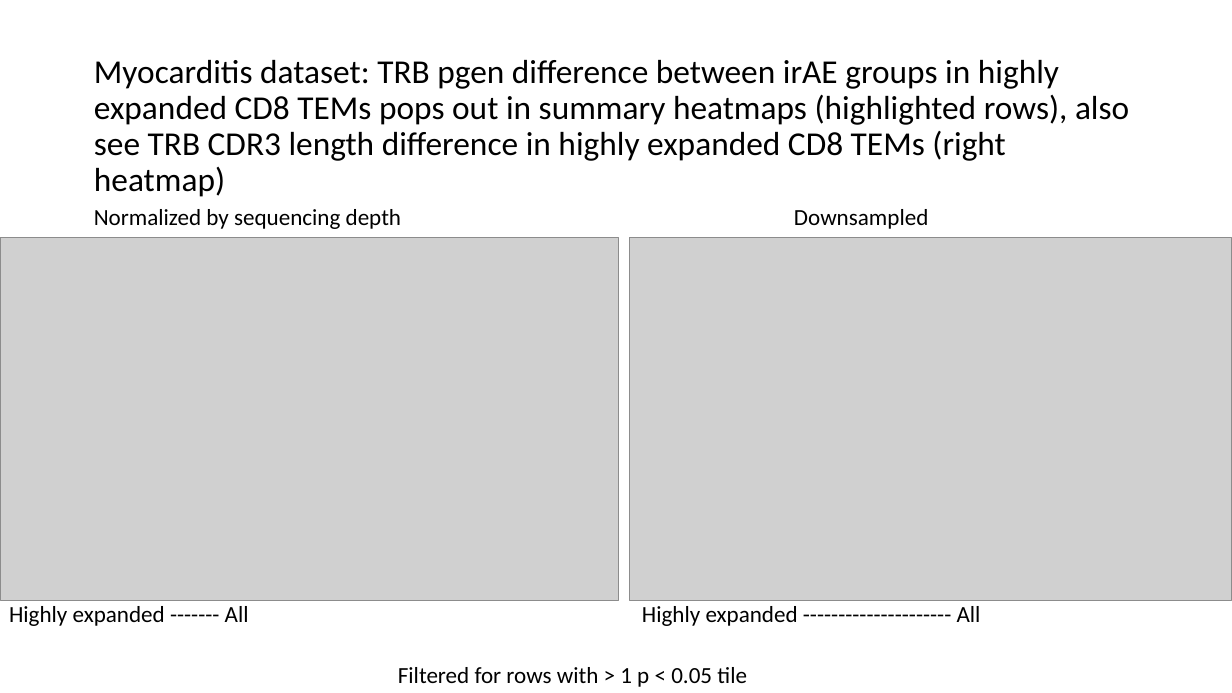
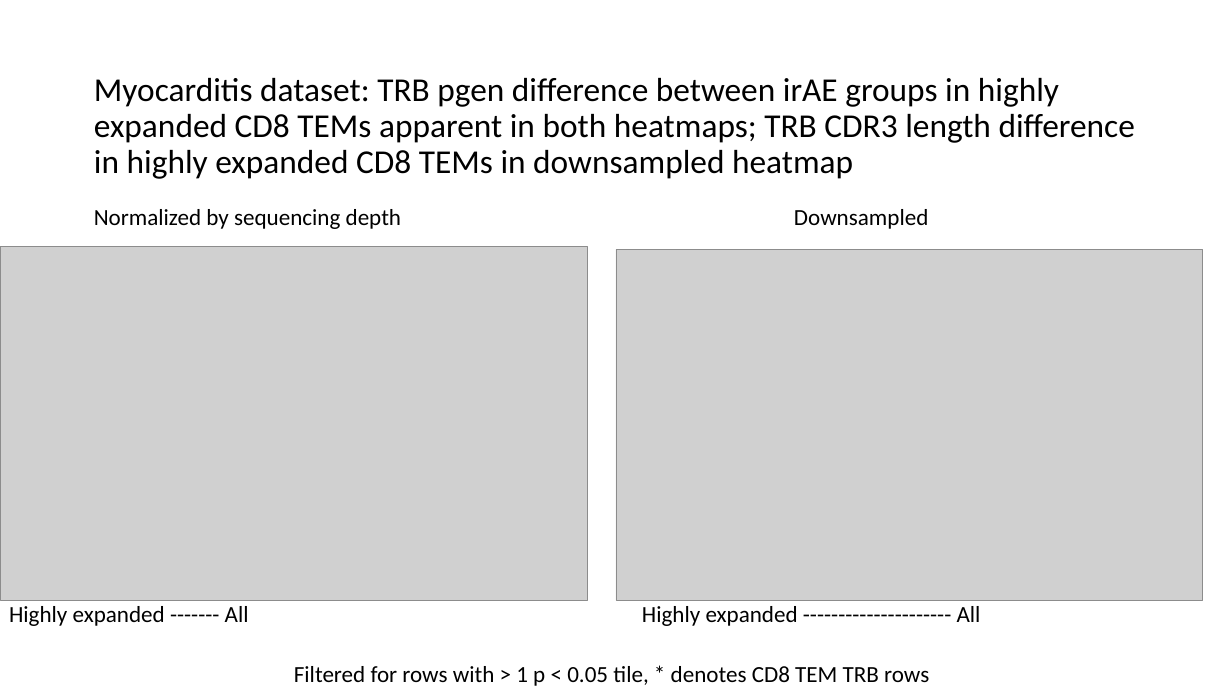
Before and after one commit to tybottorff/bottorffdocs, a slide deck: slide 6 of linsley_postdoc/presentations/weekly_meetings/1_11_24.pptx. Drawn at 1232x693 pixels with LibreOffice and Linux fonts; fonts in the diff are those of the drawing; grey boxes stand for pictures. Boxes give left, top, right and bottom in pixels: in the first picture for what was removed or moved away, otherwise in the second. Text is boxed around its words. In the diff, an @@ line names an element or a change of style, - is before the commit and + after.

Commit message:
Brute force fix row splitting in heatmaps

```diff
--- a/linsley_postdoc/presentations/weekly_meetings/1_11_24.pptx
+++ b/linsley_postdoc/presentations/weekly_meetings/1_11_24.pptx
@@ title at [94, 78, 1135, 179]: text changed @@
-Myocarditis dataset: TRB pgen difference between irAE groups in highly expanded CD8 TEMs pops out in summary heatmaps (highlighted rows), also see TRB CDR3 length difference in highly expanded CD8 TEMs (right heatmap)
+Myocarditis dataset: TRB pgen difference between irAE groups in highly expanded CD8 TEMs apparent in both heatmaps; TRB CDR3 length difference in highly expanded CD8 TEMs in downsampled heatmap
@@ picture: place and size @@
-picture at [0, 238, 618, 601]
+picture at [0, 247, 587, 601]
@@ picture: place and size @@
-picture at [630, 238, 1232, 601]
+picture at [616, 250, 1203, 601]
@@ text at [294, 666, 929, 686]: text changed @@
-Filtered for rows with > 1 p < 0.05 tile
+Filtered for rows with > 1 p < 0.05 tile, * denotes CD8 TEM TRB rows
```
Also in this commit, not shown: 1 other slide changed, 2 other files.
